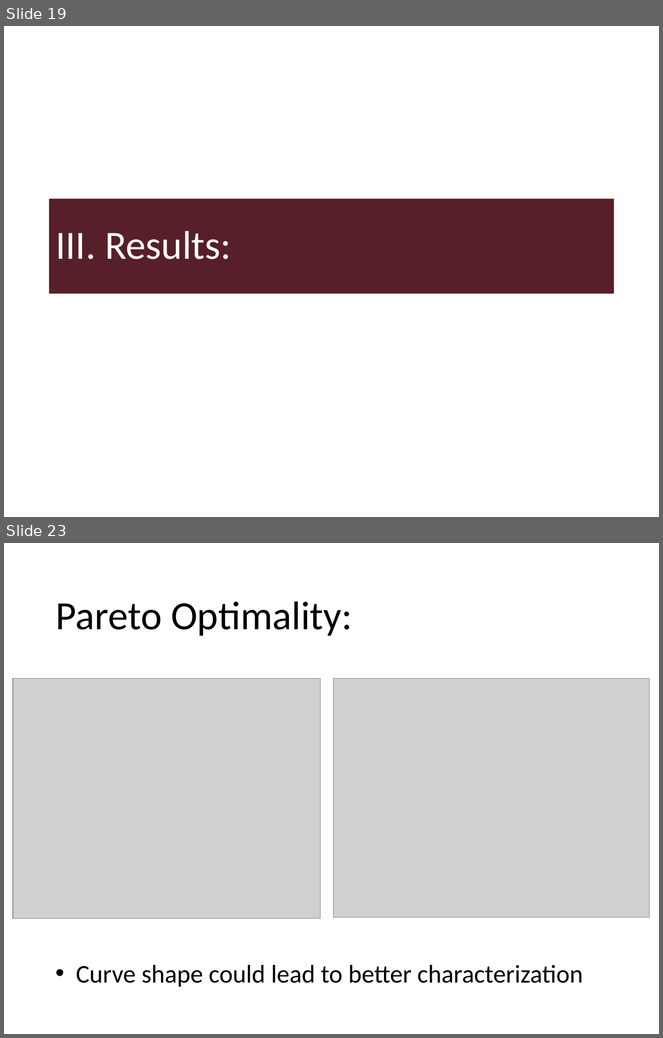
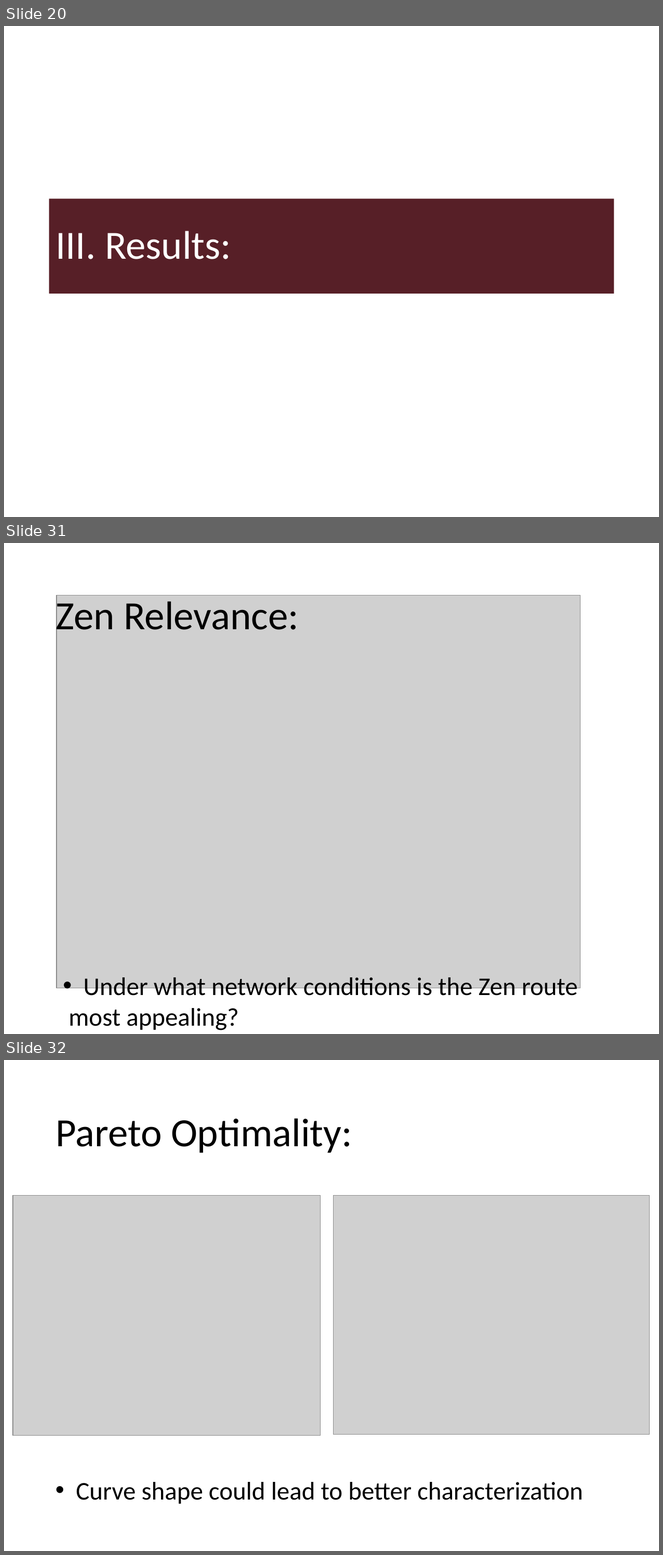
Before and after one commit to Jay-Lewis/ZenRouting, a slide deck: Presentation/SRW Presentation.pptx. Shown one above the other, each under a label of ours: slides 19 and 23 before the commit, slides 20, 31 and 32 after it; the slides between them are not shown. The pictures are 663x1038 and 663x1555 pixels, drawn with LibreOffice and Linux fonts; fonts in the diff are those of the drawing; grey boxes stand for pictures. Boxes give left, top, right and bottom in pixels: in the first picture for what was removed or moved away, otherwise in the second. Text is boxed around its words. In the diff, an @@ line names an element or a change of style, - is before the commit and + after.

```diff
--- a/Presentation/SRW Presentation.pptx
+++ b/Presentation/SRW Presentation.pptx
@@ slide 31 added at (4,543,659,1034), background #FFFFFF @@
@@ title added at (55,596,299,639), 44 pt, text #000000 @@
+Zen Relevance:
@@ picture added at (57,596,581,989) @@
@@ text added at (68,978,578,1031), 28 pt, text #000000 @@
+• Under what network conditions is the Zen route
+most appealing?
@@ what was slide 19 is now slide 20 @@
@@ what was slide 23 is now slide 32 @@
```
Also in this commit, not shown: 3 slides changed, 7 other slides added, 7 other files.
